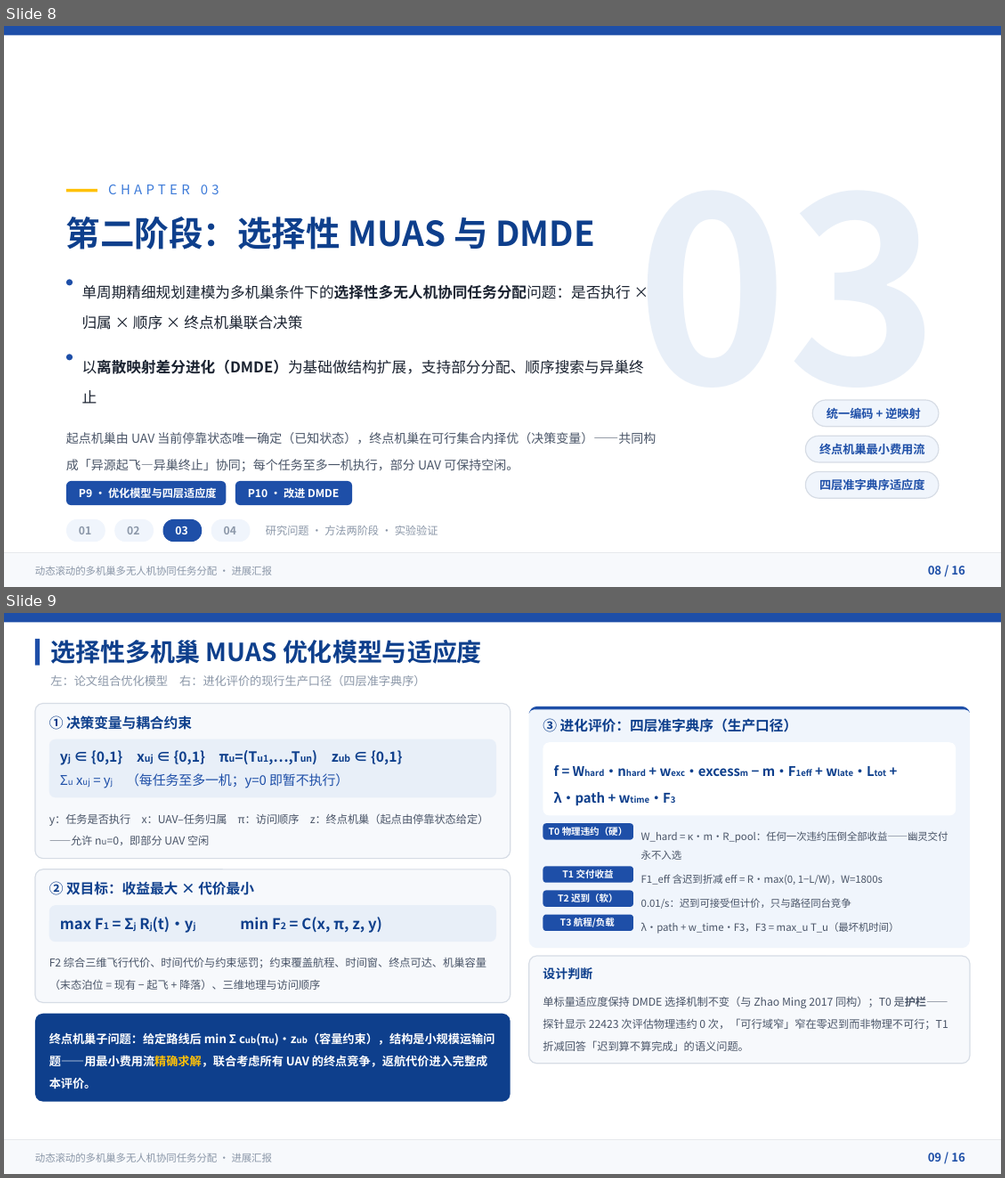
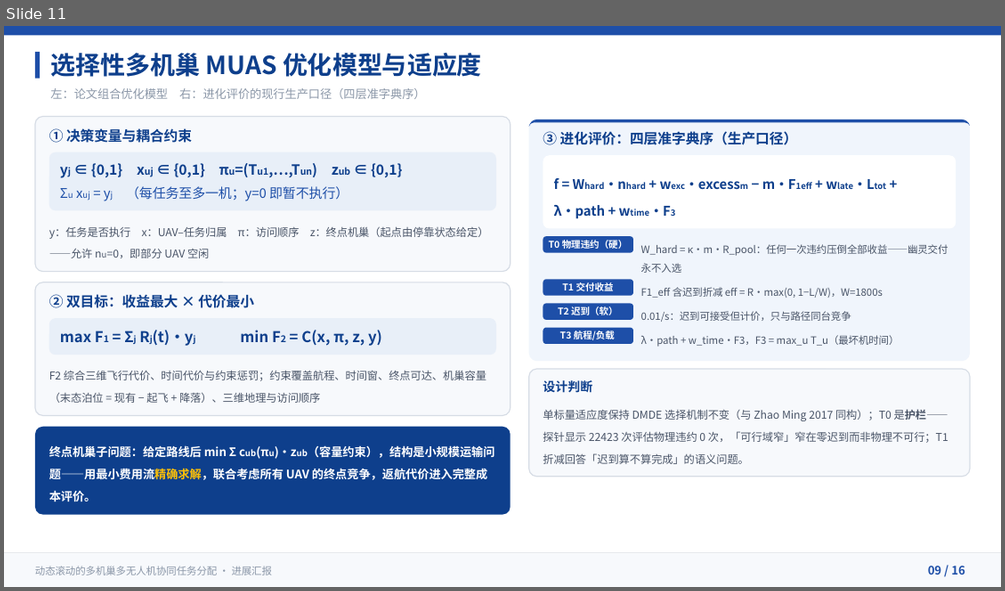
Before and after one commit to 909347194/ExperimentForGraduation, a slide deck: UAV协同任务分配方法-进展汇报/UAV协同任务分配方法-进展汇报.pptx. Shown one above the other, each under a label of ours: slides 8 and 9 before the commit, slide 11 after it. The pictures are 1005x1178 and 1005x591 pixels, drawn with LibreOffice and Linux fonts; fonts in the diff are those of the drawing. Boxes give left, top, right and bottom in pixels: in the first picture for what was removed or moved away, otherwise in the second. Text is boxed around its words. In the diff, an @@ line names an element or a change of style, - is before the commit and + after.

```diff
--- a/UAV协同任务分配方法-进展汇报/UAV协同任务分配方法-进展汇报.pptx
+++ b/UAV协同任务分配方法-进展汇报/UAV协同任务分配方法-进展汇报.pptx
@@ slide 8 removed at box(4, 26, 1001, 587), background #FFFFFF @@
@@ rectangle removed at box(4, 26, 1001, 35) @@
@@ text removed at box(108, 184, 190, 194) @@
-CHAPTER 03
@@ rectangle removed at box(66, 189, 97, 192) @@
@@ text removed at box(66, 216, 594, 249) @@
-第二阶段：选择性 MUAS 与 DMDE
@@ rounded rectangle removed at box(66, 280, 72, 286) @@
@@ text removed at box(82, 285, 631, 329) @@
-单周期精细规划建模为多机巢条件下的选择性多无人机协同任务分配问题：是否执行 × 归属 × 顺序 × 终点机巢联合决策
@@ text removed at box(636, 287, 939, 447) @@
-03
@@ rounded rectangle removed at box(66, 354, 72, 361) @@
@@ text removed at box(82, 360, 644, 403) @@
-以离散映射差分进化（DMDE）为基础做结构扩展，支持部分分配、顺序搜索与异巢终止
@@ rounded rectangle removed at box(812, 400, 938, 426) @@
@@ text removed at box(826, 408, 921, 418) @@
-统一编码 + 逆映射
@@ text removed at box(66, 432, 655, 471) @@
-起点机巢由 UAV 当前停靠状态唯一确定（已知状态），终点机巢在可行集合内择优（决策变量）——共同构成「异源起飞—异巢终止」协同；每个任务至多一机执行，部分 UAV 可保持空闲。
@@ rounded rectangle removed at box(806, 435, 938, 462) @@
@@ text removed at box(819, 443, 925, 454) @@
-终点机巢最小费用流
@@ rounded rectangle removed at box(806, 472, 938, 498) @@
@@ text removed at box(819, 479, 925, 490) @@
-四层准字典序适应度
@@ rounded rectangle removed at box(66, 481, 226, 505) @@
@@ text removed at box(79, 487, 217, 498) @@
-P9 · 优化模型与四层适应度
@@ rounded rectangle removed at box(235, 481, 352, 505) @@
@@ text removed at box(248, 487, 339, 498) @@
-P10 · 改进 DMDE
@@ rounded rectangle removed at box(66, 519, 105, 541) @@
@@ text removed at box(79, 526, 91, 534) @@
-01
@@ rounded rectangle removed at box(114, 519, 154, 541) @@
@@ text removed at box(127, 526, 139, 534) @@
-02
@@ rounded rectangle removed at box(162, 519, 202, 541) @@
@@ text removed at box(175, 526, 187, 534) @@
-03
@@ rounded rectangle removed at box(211, 519, 250, 541) @@
@@ text removed at box(224, 526, 236, 534) @@
-04
@@ text removed at box(266, 525, 438, 535) @@
-研究问题 · 方法两阶段 · 实验验证
@@ rectangle removed at box(4, 553, 1001, 587) @@
@@ freeform shape removed at box(4, 553, 1001, 587) @@
@@ text removed at box(35, 565, 272, 575) @@
-动态滚动的多机巢多无人机协同任务分配 · 进展汇报
@@ text removed at box(928, 565, 965, 574) @@
-08 / 16
@@ what was slide 9 is now slide 11 @@
```
Also in this commit, not shown: 3 slides changed, 3 slides added, 55 other files.
